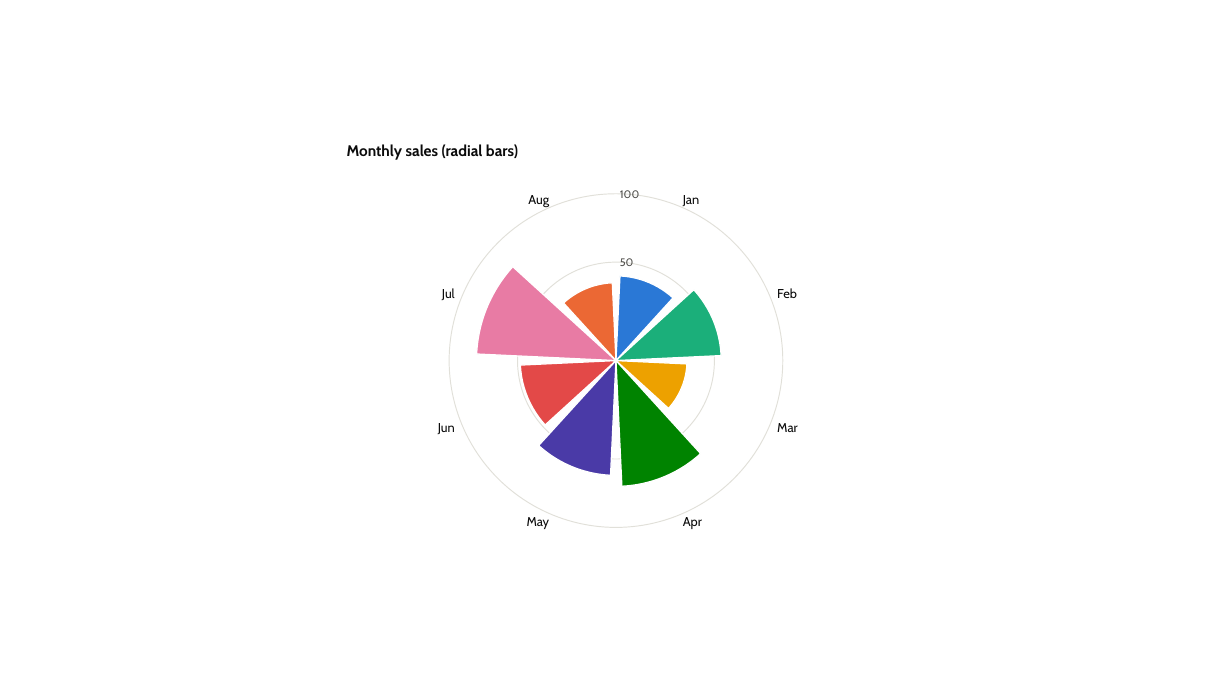
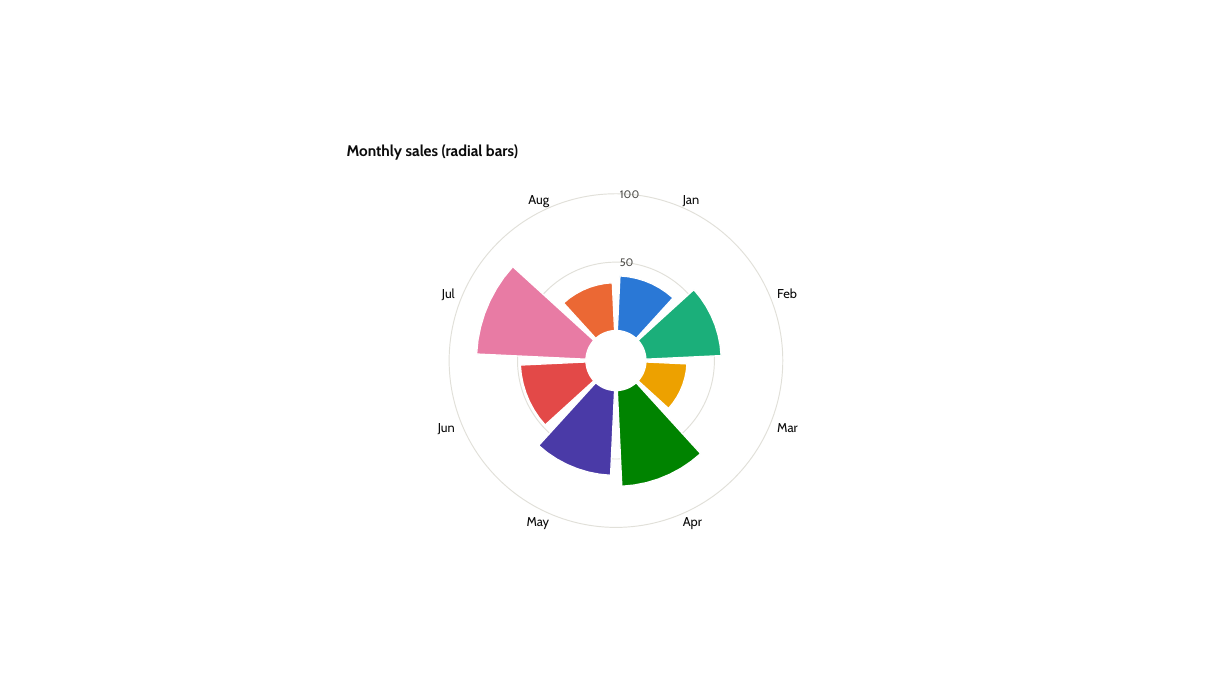
Before and after one commit to dannbleeker/PowerChart, a slide deck: slide 104 of examples/showcase.pptx. Drawn at 1232x693 pixels with LibreOffice and Linux fonts; fonts in the diff are those of the drawing. Boxes give left, top, right and bottom in pixels: in the first picture for what was removed or moved away, otherwise in the second. Text is boxed around its words. In the diff, an @@ line names an element or a change of style, - is before the commit and + after.

```diff
--- a/examples/showcase.pptx
+++ b/examples/showcase.pptx
@@ pie slice (boxed as its full ellipse) removed at [477, 221, 756, 500] @@
@@ freeform shape added at [477, 221, 756, 500], fill #E87BA4, outline #FFFFFF 1 pt @@
@@ pie slice (boxed as its full ellipse) removed at [491, 235, 742, 486] @@
@@ freeform shape added at [491, 235, 742, 486], fill #008300, outline #FFFFFF 1 pt @@
@@ pie slice (boxed as its full ellipse) removed at [501, 246, 731, 476] @@
@@ freeform shape added at [501, 246, 731, 476], fill #4A3AA7, outline #FFFFFF 1 pt @@
@@ pie slice (boxed as its full ellipse) removed at [511, 255, 722, 466] @@
@@ freeform shape added at [511, 255, 722, 466], fill #1BAF7A, outline #FFFFFF 1 pt @@
@@ pie slice (boxed as its full ellipse) removed at [520, 265, 712, 457] @@
@@ freeform shape added at [520, 265, 712, 457], fill #E34948, outline #FFFFFF 1 pt @@
@@ pie slice (boxed as its full ellipse) removed at [531, 276, 701, 445] @@
@@ freeform shape added at [531, 276, 701, 445], fill #2A78D6, outline #FFFFFF 1 pt @@
@@ pie slice (boxed as its full ellipse) removed at [538, 283, 694, 439] @@
@@ freeform shape added at [538, 283, 694, 439], fill #EB6834, outline #FFFFFF 1 pt @@
@@ pie slice (boxed as its full ellipse) removed at [545, 289, 688, 432] @@
@@ freeform shape added at [545, 289, 688, 432], fill #EDA100, outline #FFFFFF 1 pt @@
```
Also in this commit, not shown: 10 other slides changed, 4 other files.
